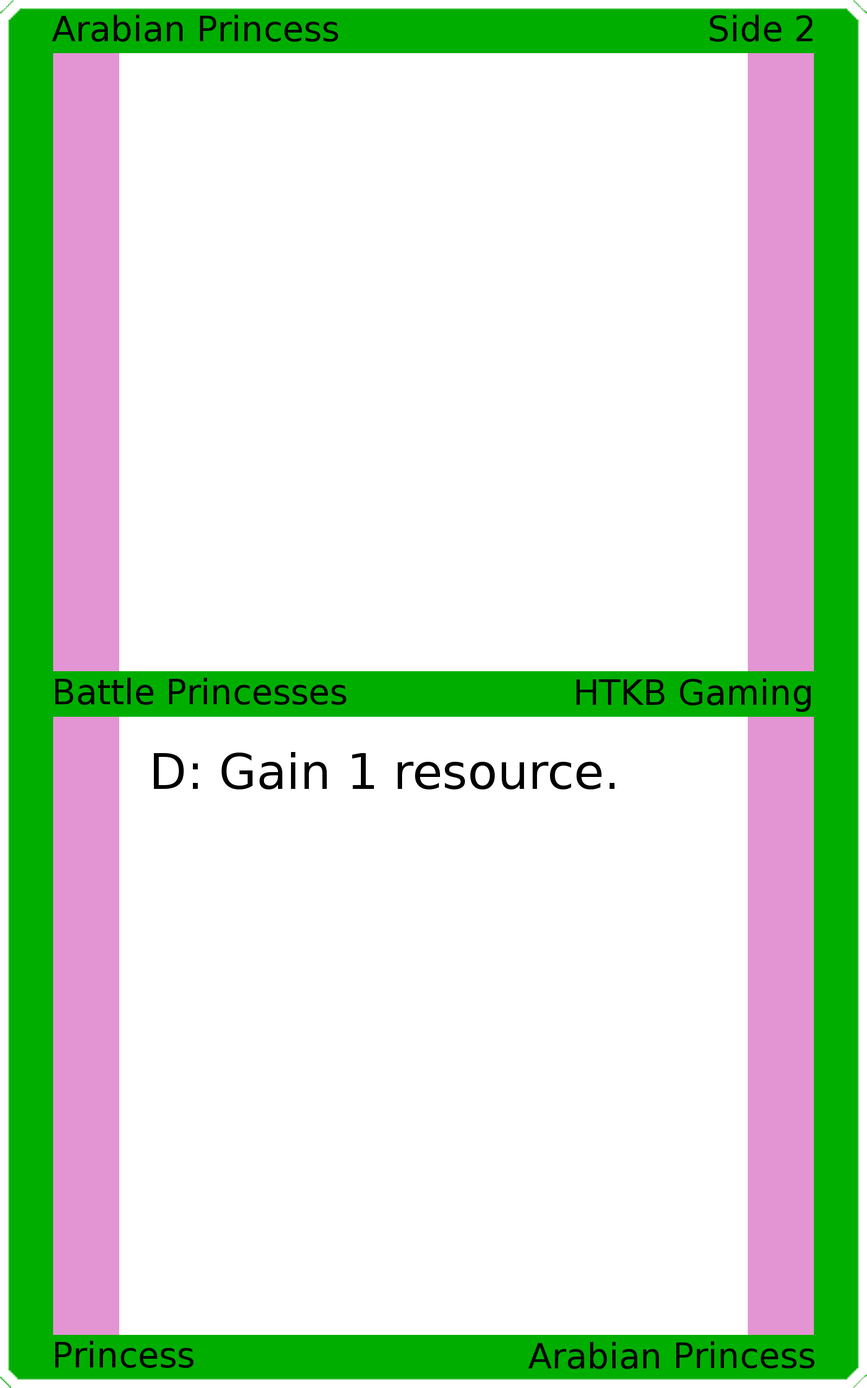
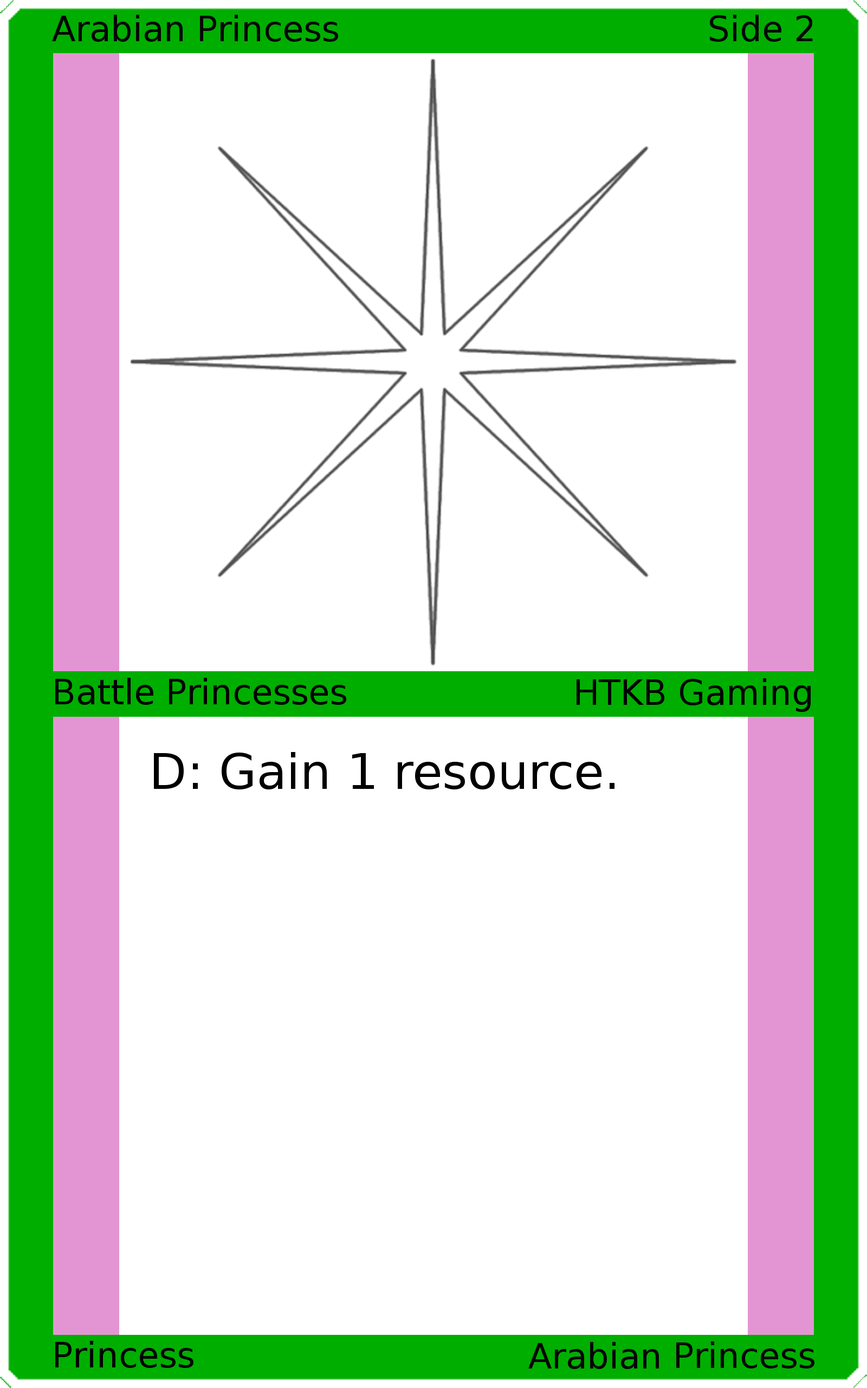
The second 867px x 1388px image is a revision of the first. Changes to its layers:
added layer "Art" above "Top Background" over [129, 57, 738, 666]
